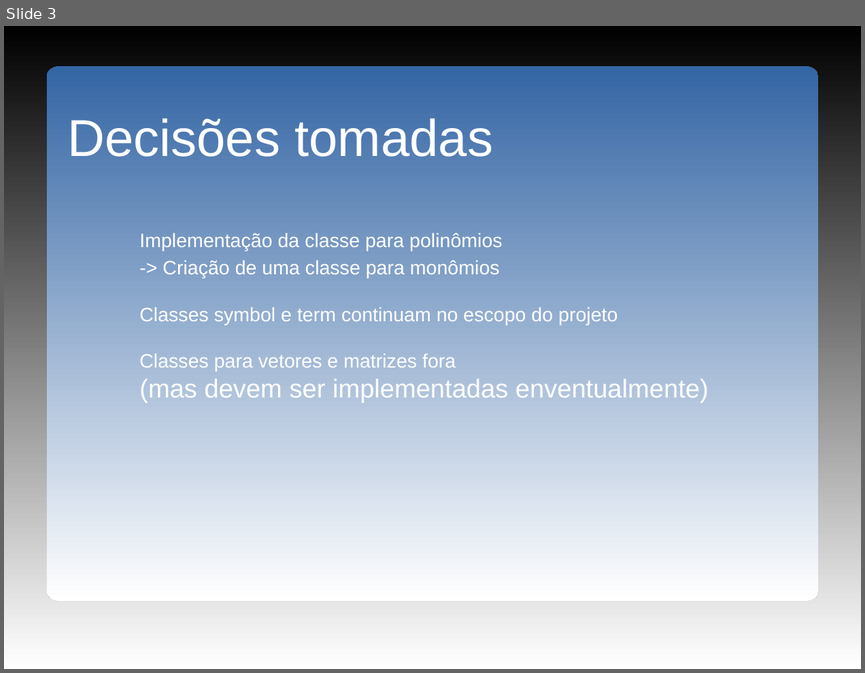
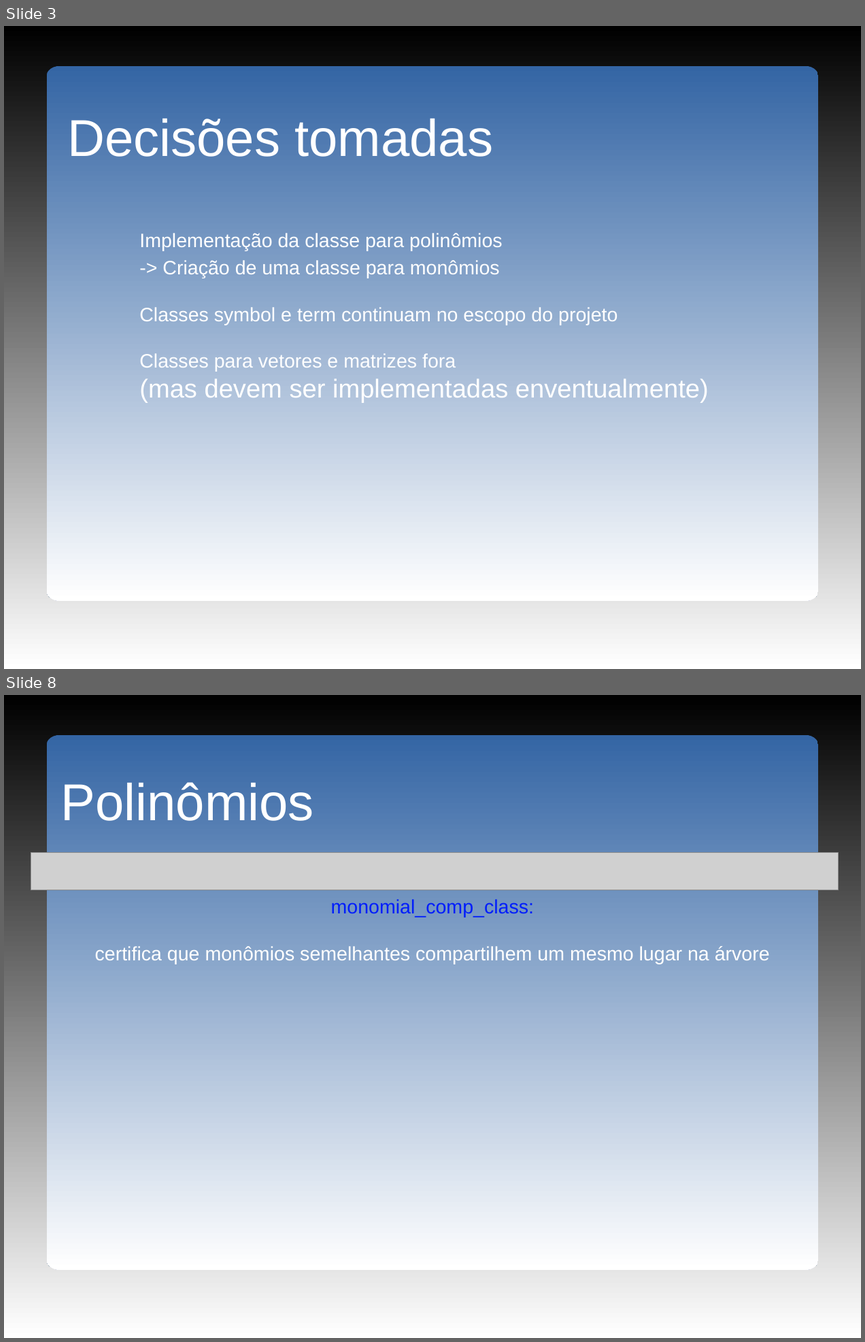
Before and after one commit to ArthurCarmo/mini-cas, a slide deck: doc/pmini-cas05.odp. Shown one above the other, each under a label of ours: slide 3 before the commit, slides 3 and 8 after it; the slides between them are not shown. The pictures are 865x673 and 865x1342 pixels, drawn with LibreOffice and Linux fonts; fonts in the diff are those of the drawing; grey boxes stand for pictures; background and template pictures are left out. Boxes give left, top, right and bottom in pixels: in the first picture for what was removed or moved away, otherwise in the second. Text is boxed around its words. In the diff, an @@ line names an element or a change of style, - is before the commit and + after.

```diff
--- a/doc/pmini-cas05.odp
+++ b/doc/pmini-cas05.odp
@@ slide 8 added at (x1=4, y1=695, x2=861, y2=1338), background gradient #000000 to #FFFFFF; not listed: 1 template element that a slide beside it also shows @@
@@ text added at (x1=60, y1=782, x2=313, y2=821), 48 pt, text #FFFFFF @@
+Polinômios
@@ picture added at (x1=31, y1=853, x2=838, y2=890) @@
@@ text added at (x1=95, y1=899, x2=770, y2=964), 18 pt, text #FFFFFF @@
+monomial_comp_class:
+certifica que monômios semelhantes compartilhem um mesmo lugar na árvore
```
Also in this commit, not shown: 4 other slides added, 1 slide removed, 39 other files.
